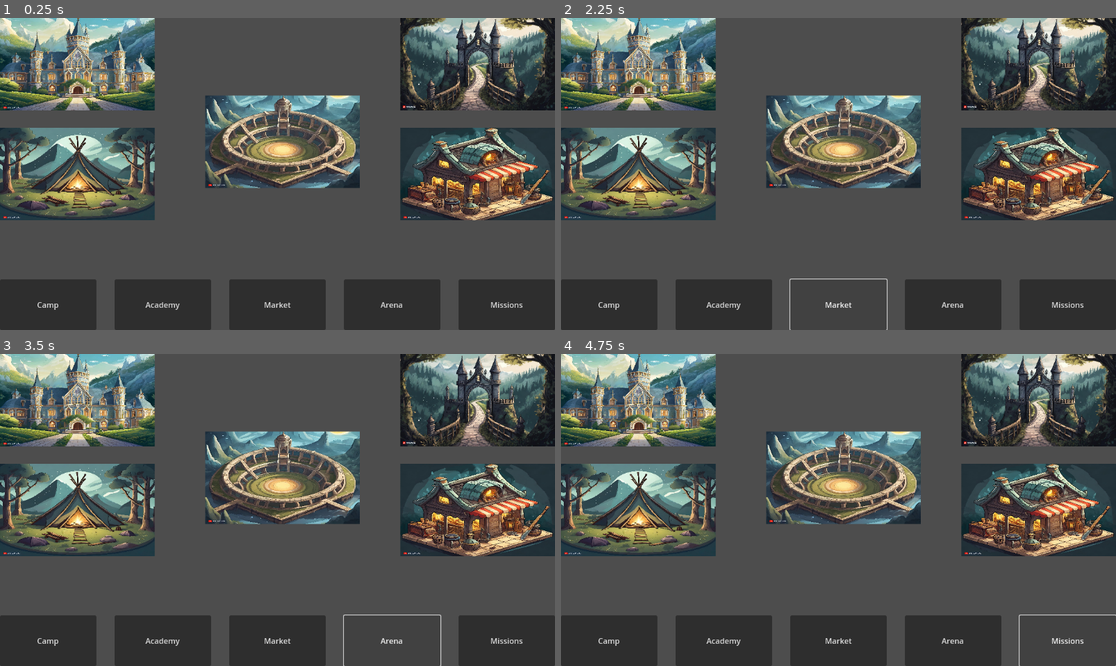
Above: before the commit, frames 1-4 (two rows, left to right).
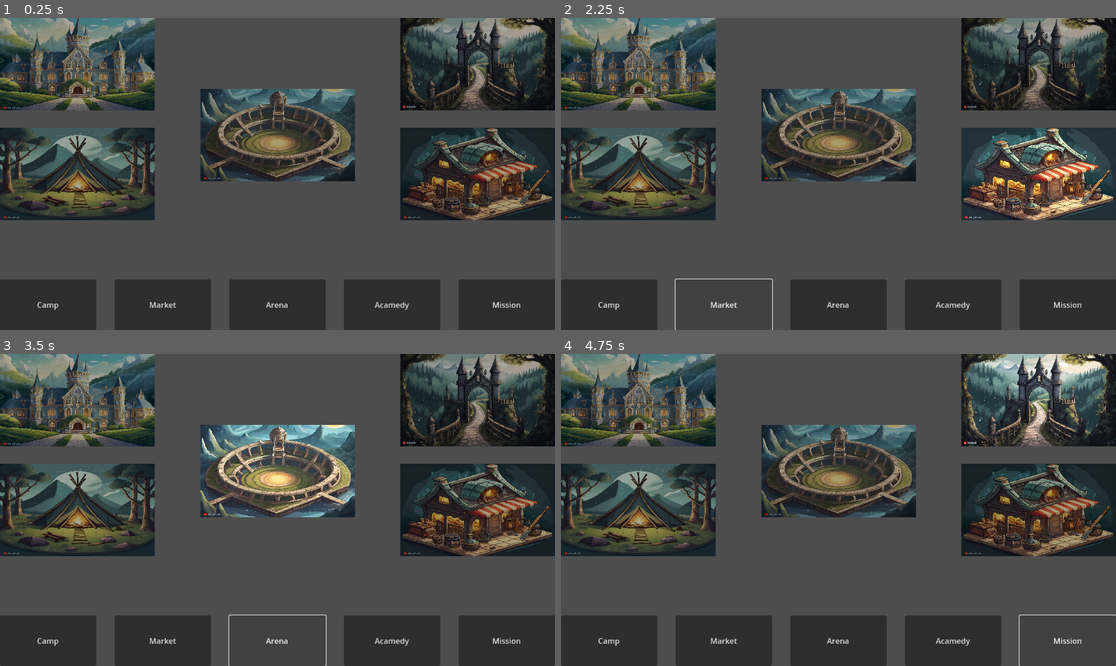
Above: after the commit, the same moments.

Repository: ualisars/ManagementPrototype
Game: Godot game, scene res://Interface/player_interface.tscn
The game is run twice, just before and just after one commit, with the same random seed, the same clock (stepped at 60 frames per second) and the same inputs.
Inputs (mouse positions are in pixels of both pictures, inside the frame that each line leads up to):
- Up to frame 1 (0.25 s): no input
- Up to frame 2 (2.25 s): click "Camp" at 0.5 s; click (721, 305) at 1.25 s, where only the run before the commit has a clickable "Academy"; click "Market" at 2 s
- Up to frame 3 (3.5 s): click "Arena" at 2.75 s
- Up to frame 4 (4.75 s): click (955, 641) at 3.5 s, where only the run after the commit has a clickable "Acamedy"; click (1066, 641) at 4.25 s, where only the run before the commit has a clickable "Missions"

The runs differ from the first frame. In frame 1, 30% of the frame differs, in the area x 0-100%, y 0-94%; in frame 2, 25%; in frame 3, 29%; in frame 4, 25%.

Commit message:
add button and activity script

Diff:
--- /dev/null
+++ b/Interface/activity_icon.gd
@@ -0,0 +1,16 @@
+extends TextureRect
+
+var default_modulate = "a9a9a9"
+var hover_modulate = "ffffff"
+
+func _ready() -> void:
+	expand_mode = TextureRect.EXPAND_IGNORE_SIZE
+	modulate = default_modulate
+
+
+func on_hover_entered():
+	modulate = hover_modulate
+
+
+func on_hover_exited():
+	modulate = default_modulate
--- /dev/null
+++ b/Interface/activity_icon.tscn
@@ -0,0 +1,12 @@
+[gd_scene load_steps=3 format=3 uid="uid://y4lew0xy02hl"]
+
+[ext_resource type="Texture2D" uid="uid://v0bojmxotor7" path="res://Images/Firefly magical academy, dark fantasy style and medieval style. Use soft colors. In the summer. For .jpg" id="1_4v6rk"]
+[ext_resource type="Script" path="res://Interface/activity_icon.gd" id="2_i7s6w"]
+
+[node name="Acamedy" type="TextureRect"]
+modulate = Color(0.662745, 0.662745, 0.662745, 1)
+offset_right = 321.0
+offset_bottom = 192.0
+texture = ExtResource("1_4v6rk")
+expand_mode = 1
+script = ExtResource("2_i7s6w")
--- /dev/null
+++ b/Interface/bottom_menu_button.gd
@@ -0,0 +1,24 @@
+extends Button
+
+@export var linked_activity_icon: Control
+
+# Called when the node enters the scene tree for the first time.
+func _ready() -> void:
+	pass
+
+
+# Called every frame. 'delta' is the elapsed time since the previous frame.
+func _process(delta: float) -> void:
+	pass
+
+
+func _on_pressed() -> void:
+	pass
+
+
+func _on_mouse_entered() -> void:
+	linked_activity_icon.on_hover_entered()
+
+
+func _on_mouse_exited() -> void:
+	linked_activity_icon.on_hover_exited()
--- /dev/null
+++ b/Interface/bottom_menu_button.tscn
@@ -0,0 +1,12 @@
+[gd_scene load_steps=2 format=3 uid="uid://dwpt4c3u5rkee"]
+
+[ext_resource type="Script" path="res://Interface/bottom_menu_button.gd" id="1_lhw33"]
+
+[node name="CampButton" type="Button"]
+custom_minimum_size = Vector2(200, 0)
+text = "Camp"
+script = ExtResource("1_lhw33")
+
+[connection signal="mouse_entered" from="." to="." method="_on_mouse_entered"]
+[connection signal="mouse_exited" from="." to="." method="_on_mouse_exited"]
+[connection signal="pressed" from="." to="." method="_on_pressed"]
--- a/Interface/player_interface.tscn
+++ b/Interface/player_interface.tscn
@@ -1,10 +1,11 @@
-[gd_scene load_steps=6 format=3 uid="uid://c3osp1gmxp722"]
+[gd_scene load_steps=7 format=3 uid="uid://c3osp1gmxp722"]
 
-[ext_resource type="Texture2D" uid="uid://v0bojmxotor7" path="res://Images/Firefly magical academy, dark fantasy style and medieval style. Use soft colors. In the summer. For .jpg" id="1_0ns3d"]
+[ext_resource type="PackedScene" uid="uid://y4lew0xy02hl" path="res://Interface/activity_icon.tscn" id="1_rlvvm"]
 [ext_resource type="Texture2D" uid="uid://c1okshgqfnujk" path="res://Images/Firefly Big gate like castle gate. Then road goes to dark forest. View from above. Dark fantasy styl.jpg" id="2_qw60y"]
 [ext_resource type="Texture2D" uid="uid://cvrkkncs2rpt4" path="res://Images/Firefly magical arena, dark fantasy style. Use soft colors. From the above view. Can be used as an i(1).jpg" id="3_x4q11"]
 [ext_resource type="Texture2D" uid="uid://drb7lirkv54m4" path="res://Images/Firefly market that store magical items, weapons and armor in 2d, dark fantasy style. Use dark color(2).jpg" id="4_ab3a2"]
 [ext_resource type="Texture2D" uid="uid://8qffijoafx1u" path="res://Images/Firefly magical camp, dark fantasy style. Use soft colors. Minimalist. Can be used as an icon in 2d .jpg" id="5_msls1"]
+[ext_resource type="PackedScene" uid="uid://dwpt4c3u5rkee" path="res://Interface/bottom_menu_button.tscn" id="6_40lx6"]
 
 [node name="PlayerInterface" type="Control"]
 layout_mode = 3
@@ -14,41 +15,45 @@
 grow_horizontal = 2
 grow_vertical = 2
 
-[node name="Acamedy" type="TextureRect" parent="."]
-layout_mode = 1
-offset_right = 321.0
-offset_bottom = 192.0
-texture = ExtResource("1_0ns3d")
-expand_mode = 1
+[node name="Acamedy" parent="." instance=ExtResource("1_rlvvm")]
+layout_mode = 0
 
-[node name="Mission" type="TextureRect" parent="."]
+[node name="Mission" parent="." instance=ExtResource("1_rlvvm")]
 layout_mode = 1
 anchors_preset = 1
 anchor_left = 1.0
 anchor_right = 1.0
 offset_left = -321.0
-offset_bottom = 192.0
+offset_right = 0.0
 grow_horizontal = 0
 texture = ExtResource("2_qw60y")
-expand_mode = 1
 
-[node name="Arena" type="TextureRect" parent="."]
+[node name="Arena" parent="." instance=ExtResource("1_rlvvm")]
 layout_mode = 1
 anchors_preset = 8
 anchor_left = 0.5
 anchor_top = 0.5
 anchor_right = 0.5
 anchor_bottom = 0.5
-offset_left = -150.0
-offset_top = -163.0
-offset_right = 171.0
-offset_bottom = 29.0
+offset_left = -160.0
+offset_top = -177.0
+offset_right = 161.0
+offset_bottom = 15.0
 grow_horizontal = 2
 grow_vertical = 2
 texture = ExtResource("3_x4q11")
-expand_mode = 1
 
-[node name="Market" type="TextureRect" parent="."]
+[node name="Camp" parent="." instance=ExtResource("1_rlvvm")]
+layout_mode = 1
+anchors_preset = 4
+anchor_top = 0.5
+anchor_bottom = 0.5
+offset_top = -96.0
+offset_bottom = 96.0
+grow_vertical = 2
+texture = ExtResource("5_msls1")
+
+[node name="Market" parent="." instance=ExtResource("1_rlvvm")]
 layout_mode = 1
 anchors_preset = 6
 anchor_left = 1.0
@@ -57,23 +62,11 @@
 anchor_bottom = 0.5
 offset_left = -321.0
 offset_top = -96.0
+offset_right = 0.0
 offset_bottom = 96.0
 grow_horizontal = 0
 grow_vertical = 2
 texture = ExtResource("4_ab3a2")
-expand_mode = 1
-
-[node name="Camp" type="TextureRect" parent="."]
-layout_mode = 1
-anchors_preset = 4
-anchor_top = 0.5
-anchor_bottom = 0.5
-offset_top = -96.0
-offset_right = 321.0
-offset_bottom = 96.0
-grow_vertical = 2
-texture = ExtResource("5_msls1")
-expand_mode = 1
 
 [node name="BottomMenu" type="HBoxContainer" parent="."]
 layout_mode = 1
@@ -86,31 +79,26 @@
 grow_vertical = 0
 theme_override_constants/separation = 38
 
-[node name="CampButton" type="Button" parent="BottomMenu"]
-custom_minimum_size = Vector2(200, 0)
+[node name="CampButton" parent="BottomMenu" node_paths=PackedStringArray("linked_activity_icon") instance=ExtResource("6_40lx6")]
 layout_mode = 2
-text = "Camp"
+linked_activity_icon = NodePath("../../Camp")
 
-[node name="AcamedyButton" type="Button" parent="BottomMenu"]
-custom_minimum_size = Vector2(200, 0)
+[node name="MarketButton" parent="BottomMenu" node_paths=PackedStringArray("linked_activity_icon") instance=ExtResource("6_40lx6")]
 layout_mode = 2
-text = "Academy
-"
+text = "Market"
+linked_activity_icon = NodePath("../../Market")
 
-[node name="MarketButton" type="Button" parent="BottomMenu"]
-custom_minimum_size = Vector2(200, 0)
+[node name="ArenaButton" parent="BottomMenu" node_paths=PackedStringArray("linked_activity_icon") instance=ExtResource("6_40lx6")]
 layout_mode = 2
-text = "Market
-"
+text = "Arena"
+linked_activity_icon = NodePath("../../Arena")
 
-[node name="ArenaButton" type="Button" parent="BottomMenu"]
-custom_minimum_size = Vector2(200, 0)
+[node name="AcademyButton" parent="BottomMenu" node_paths=PackedStringArray("linked_activity_icon") instance=ExtResource("6_40lx6")]
 layout_mode = 2
-text = "Arena
-"
+text = "Acamedy"
+linked_activity_icon = NodePath("../../Acamedy")
 
-[node name="MissionsButton" type="Button" parent="BottomMenu"]
-custom_minimum_size = Vector2(200, 0)
+[node name="MissionButton" parent="BottomMenu" node_paths=PackedStringArray("linked_activity_icon") instance=ExtResource("6_40lx6")]
 layout_mode = 2
-text = "Missions
-"
+text = "Mission"
+linked_activity_icon = NodePath("../../Mission")
